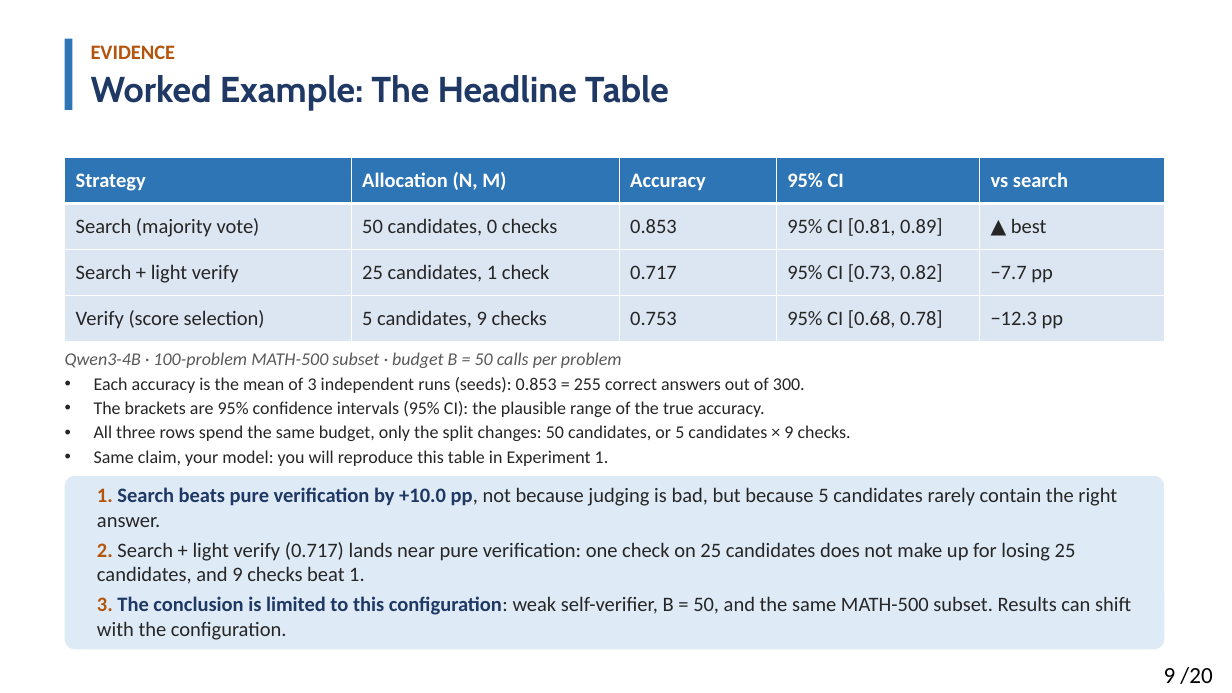
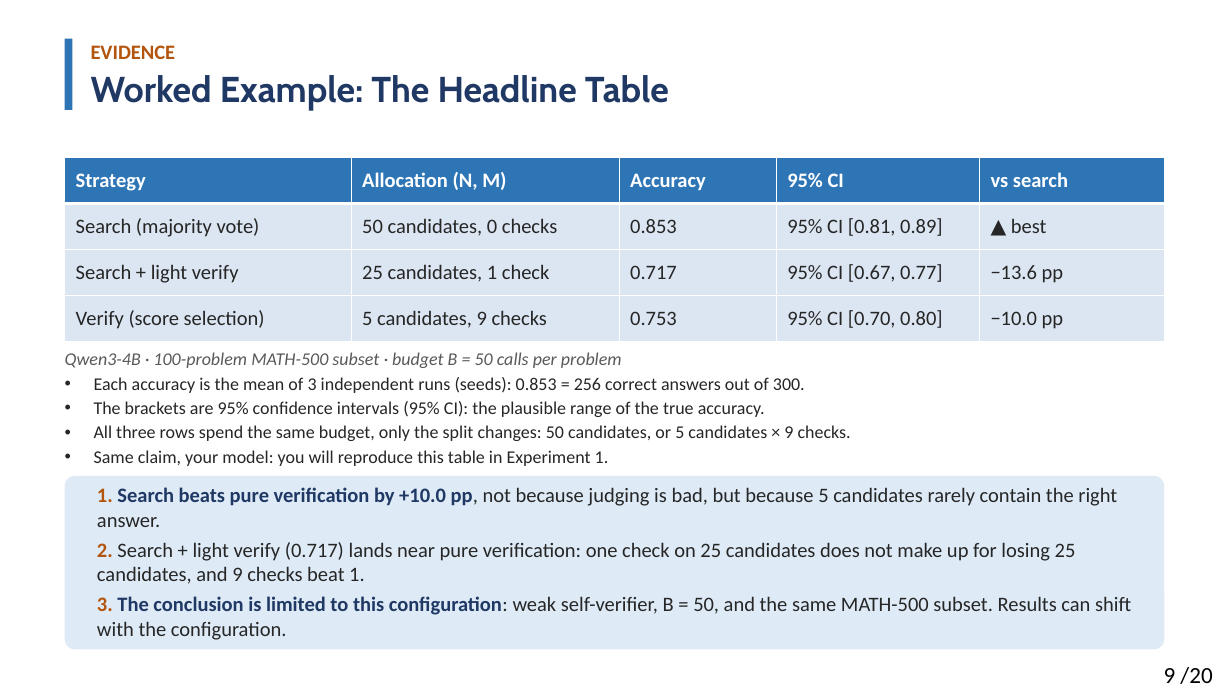
Before and after one commit to Solitus0726/search-vs-verify-course, a slide deck: slide 9 of slides/lecture_slides.pptx. Drawn at 1232x693 pixels with LibreOffice and Linux fonts; fonts in the diff are those of the drawing. Boxes give left, top, right and bottom in pixels: in the first picture for what was removed or moved away, otherwise in the second. Text is boxed around its words. In the diff, an @@ line names an element or a change of style, - is before the commit and + after.

```diff
--- a/slides/lecture_slides.pptx
+++ b/slides/lecture_slides.pptx
@@ table at (x1=65, y1=157, x2=1165, y2=342) @@
-row 3, column 4: 95% CI [0.73, 0.82]
+row 3, column 4: 95% CI [0.67, 0.77]
-row 3, column 5: −7.7 pp
+row 3, column 5: −13.6 pp
-row 4, column 4: 95% CI [0.68, 0.78]
+row 4, column 4: 95% CI [0.70, 0.80]
-row 4, column 5: −12.3 pp
+row 4, column 5: −10.0 pp
@@ text at (x1=94, y1=377, x2=805, y2=393): text changed @@
-• Each accuracy is the mean of 3 independent runs (seeds): 0.853 = 255 correct answers out of 300.
+• Each accuracy is the mean of 3 independent runs (seeds): 0.853 = 256 correct answers out of 300.
```
Also in this commit, not shown: 3 other slides changed, 2 other files.
